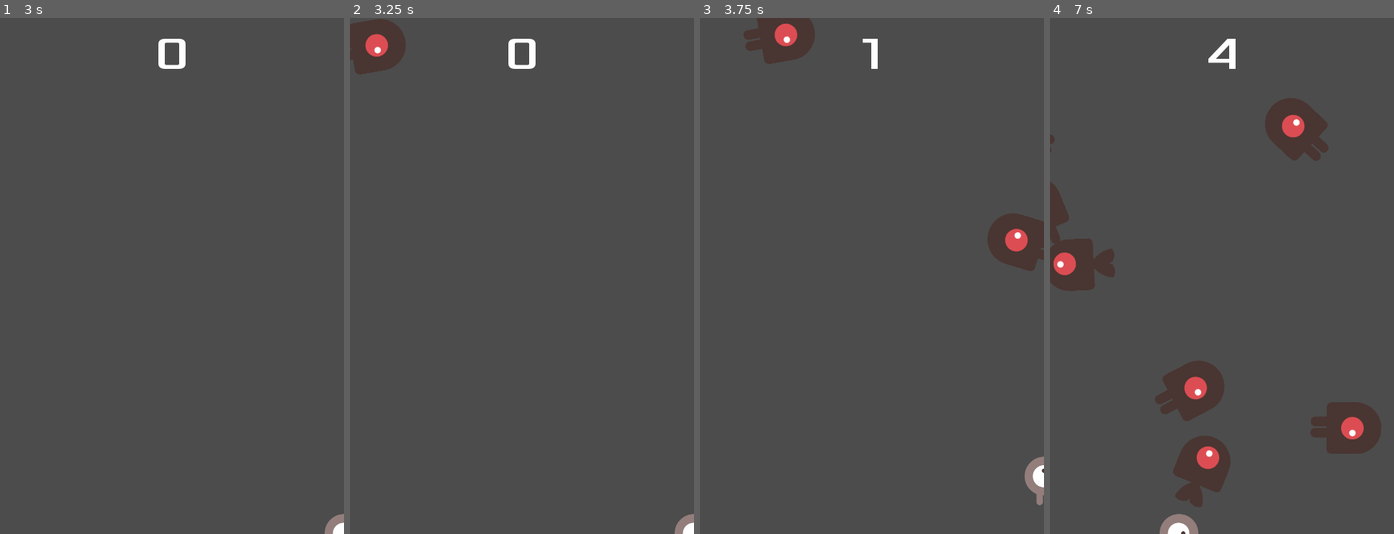
Above: before the commit, frames 1-4 (left to right).
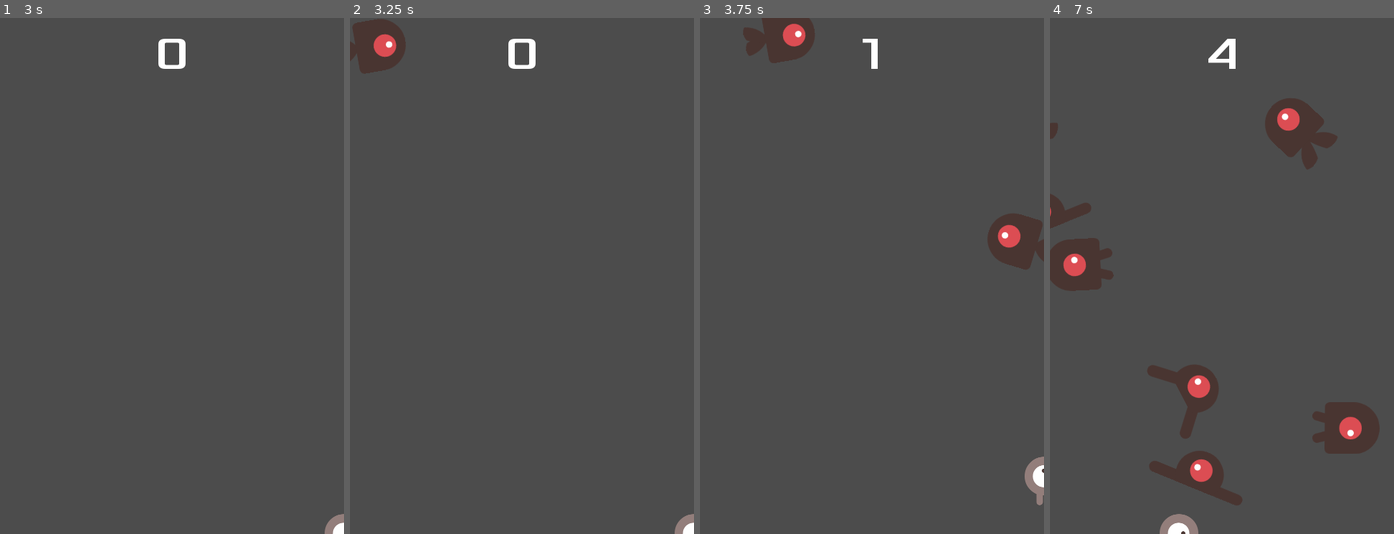
Above: after the commit, the same moments.

Repository: fisheye36/dodge-the-creeps
Game: Godot game, scene res://scenes/Main/Main.tscn
Same seed, same stepped clock (60 frames per second), same inputs: the game is played once before the commit and once after it.
Inputs:
- Up to frame 1 (3 s): click "Start" at 0.5 s; tap Enter at 1.25 s; hold Right (ui_right) 1.28-2.03 s; hold Down (ui_down) 2.03-2.78 s; hold Right (ui_right) from 2.78 s (still down)
- Up to frame 2 (3.25 s): keep holding Right (ui_right)
- Up to frame 3 (3.75 s): release Right (ui_right) at 3.53 s; hold Up (ui_up) from 3.53 s (still down)
- Up to frame 4 (7 s): release Up (ui_up) at 4.28 s; hold Left (ui_left) 4.28-5.78 s; hold Down (ui_down) 5.78-6.53 s; hold Right (ui_right) from 6.53 s (still down)

Frame 1 is identical in both runs. In frame 2, 0.3% of the frame differs, in the area x 0-14%, y 0-11%; in frame 3, 0.7%; in frame 4, 3.8%, in the area x 0-97%, y 17-95%.

Commit message:
Animate enemies when instantiated

Diff:
--- a/scenes/Mob/Mob.gd
+++ b/scenes/Mob/Mob.gd
@@ -9,12 +9,12 @@
     return rand_range(min_speed, max_speed) as int
 
 func _ready() -> void:
-    _select_random_animation()
+    _play_random_animation()
 
-func _select_random_animation() -> void:
+func _play_random_animation() -> void:
     var mob_sprite := $MobAnimatedSprite as AnimatedSprite
     var animation_names := mob_sprite.frames.get_animation_names()
-    mob_sprite.animation = animation_names[randi() % animation_names.size()]
+    mob_sprite.play(animation_names[randi() % animation_names.size()])
 
 func _on_screen_exited() -> void:
     queue_free()
